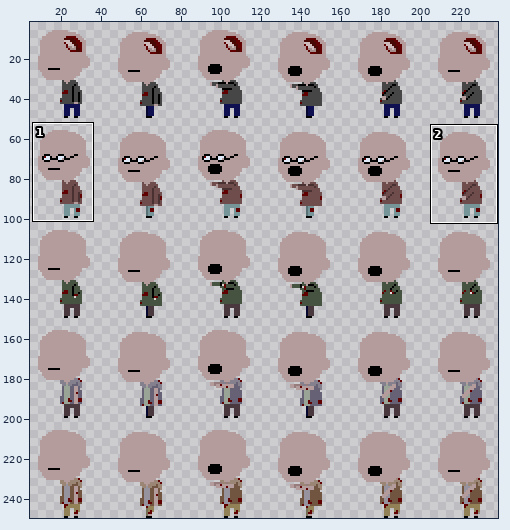
One commit to this sprite sheet: Assets/Prefabs/Characters/monster.png. Above: a wide view before the commit, with the close-up outlined.
Close-up. Before the edit:
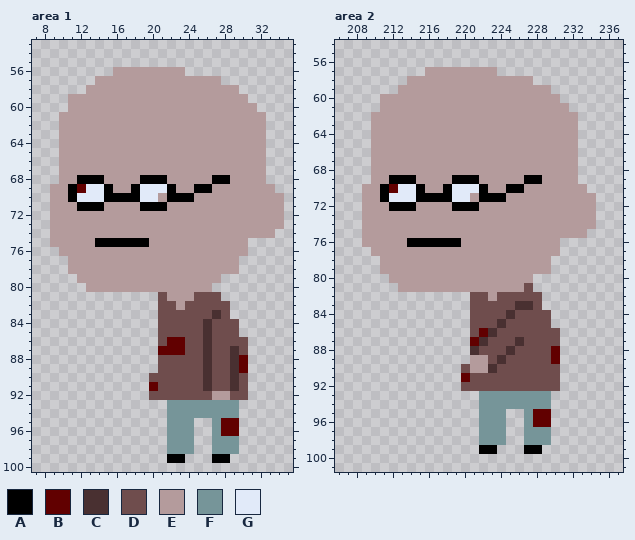
The file is 240x250 pixels. Pixels under 10% opacity are left out. Colours within 5 levels of each other are drawn and written as one. Shown: area 1: x 7..35, y 53..100; area 2: x 206..237, y 54..101. The wide view leaves out empty margins. The commit also changed other parts of the picture, which this record leaves out.
Palette (. is transparent): A #000000  B #610000  C #493031  D #6f4d4d  E #b49b9c  F #769599  G #e1eaf9
Pixels before, area 1, first column x 9:
 56 .......EEEEEEEE...........
 57 .....EEEEEEEEEEEEEE.......
 58 ....EEEEEEEEEEEEEEEEE.....
 59 ..EEEEEEEEEEEEEEEEEEEE....
 60 ..EEEEEEEEEEEEEEEEEEEEE...
 61 .EEEEEEEEEEEEEEEEEEEEEEE..
 62 .EEEEEEEEEEEEEEEEEEEEEEE..
 63 .EEEEEEEEEEEEEEEEEEEEEEE..
 64 .EEEEEEEEEEEEEEEEEEEEEEE..
 65 .EEEEEEEEEEEEEEEEEEEEEEE..
 66 .EEEEEEEEEEEEEEEEEEEEEEE..
 67 .EEEEEEEEEEEEEEEEEEEEEEE..
 68 .EEAAAEEEEAAAEEEEEAAEEEE..
 69 EEABGGAEEAGGGAEEAAEEEEEEE.
 70 EEAGGGAAAAGGEAAAEEEEEEEEEE
 71 EEEAAAEEEEAAAEEEEEEEEEEEEE
 72 EEEEEEEEEEEEEEEEEEEEEEEEEE
 73 EEEEEEEEEEEEEEEEEEEEEEEEEE
 74 EEEEEEEEEEEEEEEEEEEEEEEEE.
 75 EEEEEAAAAAAEEEEEEEEEEE....
 76 .EEEEEEEEEEEEEEEEEEEEE....
 77 ..EEEEEEEEEEEEEEEEEEE.....
 78 ..EEEEEEEEEEEEEEEEEEE.....
 79 ...EEEEEEEEEEEEEEEE.......
 80 ....EEEEEEEEEEEEEE........
 81 ............DEEEDDD.......
 82 ............DDEDDDDD......
 83 ............DDDDDDCD......
 84 ............DDDDDCDDD.....
 85 ............DDDDDCDDD.....
 86 ............DBBDDCDDDD....
 87 ............BBBDDCDDCD....
 88 ............DDDDDCDDCB....
 89 ............DDDDDCDDCB....
 90 ...........DDDDDDCDDCD....
 91 ...........BDDDDDCDDCD....
 92 ...........DDDDDDDEEDD....
 93 .............FFFFFFFF.....
 94 .............FFFFFFFF.....
 95 .............FFF..FBB.....
 96 .............FFF..FBB.....
 97 .............FFF..FFF.....
 98 .............FFF..FFF.....
 99 .............AA...AA......
Pixels before, area 2, first column x 209:
 57 .......EEEEEEEE...........
 58 .....EEEEEEEEEEEEEE.......
 59 ....EEEEEEEEEEEEEEEEE.....
 60 ..EEEEEEEEEEEEEEEEEEEE....
 61 ..EEEEEEEEEEEEEEEEEEEEE...
 62 .EEEEEEEEEEEEEEEEEEEEEEE..
 63 .EEEEEEEEEEEEEEEEEEEEEEE..
 64 .EEEEEEEEEEEEEEEEEEEEEEE..
 65 .EEEEEEEEEEEEEEEEEEEEEEE..
 66 .EEEEEEEEEEEEEEEEEEEEEEE..
 67 .EEEEEEEEEEEEEEEEEEEEEEE..
 68 .EEEEEEEEEEEEEEEEEEEEEEE..
 69 .EEAAAEEEEAAAEEEEEAAEEEE..
 70 EEABGGAEEAGGGAEEAAEEEEEEE.
 71 EEAGGGAAAAGGEAAAEEEEEEEEEE
 72 EEEAAAEEEEAAAEEEEEEEEEEEEE
 73 EEEEEEEEEEEEEEEEEEEEEEEEEE
 74 EEEEEEEEEEEEEEEEEEEEEEEEEE
 75 EEEEEEEEEEEEEEEEEEEEEEEEE.
 76 EEEEEAAAAAAEEEEEEEEEEE....
 77 .EEEEEEEEEEEEEEEEEEEEE....
 78 ..EEEEEEEEEEEEEEEEEEE.....
 79 ..EEEEEEEEEEEEEEEEEEE.....
 80 ...EEEEEEEEEEEEEEEE.......
 81 ....EEEEEEEEEEEEEED.......
 82 ............DDEDDDDD......
 83 ............DDDDDCCD......
 84 ............DDDDCDDDD.....
 85 ............DDDCDDDDD.....
 86 ............DBCDDDDDDD....
 87 ............BCDDDCDDDD....
 88 ............CDDDCDDDDB....
 89 ............EEDCDDDDDB....
 90 ...........DEECDDDDDDD....
 91 ...........BDDDDDDDDDD....
 92 ...........DDDDDDDDDDD....
 93 .............FFFFFFFF.....
 94 .............FFFFFFFF.....
 95 .............FFF..FBB.....
 96 .............FFF..FBB.....
 97 .............FFF..FFF.....
 98 .............FFF..FFF.....
 99 .............AA...AA......
Now the later version:
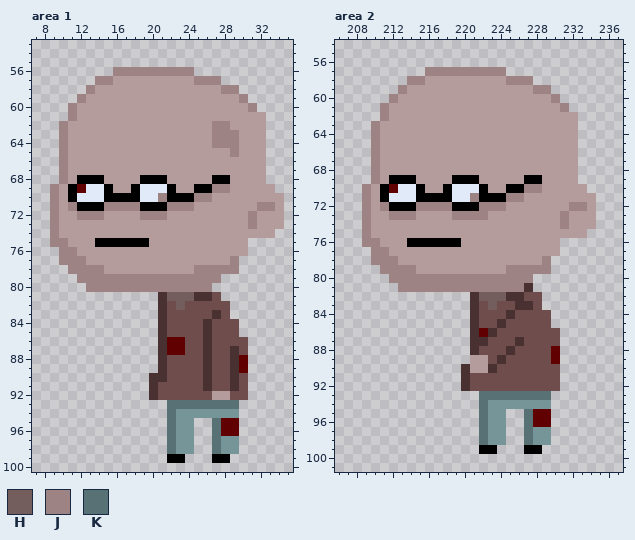
Colours new in this view: H #735d5d  J #9d8383  K #587175
Changes in this commit:
Area 1:
y 56: x 16..24 EEEEEEEE. -> JJJJJJJJJ
y 57: x 14..15 EE -> JJ; x 25..27 EEE -> JJJ
y 58: x 13 E -> J; x 28..29 EE -> JJ
y 59: x 11..12 EE -> .J; x 30 E -> J
y 60: x 11 E -> J; x 31 E -> J
y 61: x 10..11 EE -> .J
y 62: x 10 E -> J; x 27..28 EE -> JJ
y 63..64: x 10 E -> J; x 27..29 EEE -> JJJ
y 65: x 10 E -> J; x 29 E -> J
y 66..68: x 10 E -> J
y 69: x 9 E -> J; x 27..28 EE -> JJ
y 70: x 9 E -> J; x 21 E -> J; x 25..26 EE -> JJ
y 71: x 9 E -> J; x 11 E -> J; x 15..18 EEEE -> JJJJ; x 22..24 EEE -> JJJ; x 32..33 EE -> JJ
y 72: x 9 E -> J; x 12..14 EEE -> JJJ; x 19..21 EEE -> JJJ; x 31 E -> J
y 73: x 9 E -> J; x 31 E -> J
y 74: x 9 E -> J
y 75: x 9..10 EE -> JJ
y 76: x 10..11 EE -> JJ
y 77: x 10..12 .EE -> JJJ; x 29 E -> J
y 78: x 11..14 EEEE -> JJJJ; x 25..29 EEEEE -> JJJJJ
y 79: x 12..27 EEEEEEEEEEEEEEEE -> JJJJJJJJJJJJJJJJ
y 80: x 13..26 EEEEEEEEEEEEEE -> JJJJJJJJJJJJJJ
y 81: x 21..26 DEEEDD -> CHHHCC
y 82: x 21 D -> C; x 23 E -> H
y 83..86: x 21 D -> C
y 87: x 21 B -> C
y 88..89: x 21 D -> C
y 90: x 20..21 DD -> CC
y 91: x 20 B -> C
y 92: x 20 D -> C
y 93: x 22..29 FFFFFFFF -> KKKKKKKK
y 94: x 22 F -> K
y 95..98: x 22 F -> K; x 27 F -> K
Area 2:
y 57: x 216..224 EEEEEEEE. -> JJJJJJJJJ
y 58: x 214..215 EE -> JJ; x 225..227 EEE -> JJJ
y 59: x 213 E -> J; x 228..229 EE -> JJ
y 60: x 211..212 EE -> .J; x 230 E -> J
y 61: x 211 E -> J; x 231 E -> J
y 62: x 210..211 EE -> .J
y 63..69: x 210 E -> J
y 70: x 209 E -> J; x 227..228 EE -> JJ
y 71: x 209 E -> J; x 221 E -> J; x 225..226 EE -> JJ
y 72: x 209 E -> J; x 211 E -> J; x 215..218 EEEE -> JJJJ; x 222..224 EEE -> JJJ; x 232..233 EE -> JJ
y 73: x 209 E -> J; x 212..214 EEE -> JJJ; x 219..222 EEEE -> JJJJ; x 231 E -> J
y 74: x 209 E -> J; x 231 E -> J
y 75: x 209 E -> J
y 76: x 209..210 EE -> JJ
y 77: x 210..211 EE -> JJ
y 78: x 210..212 .EE -> JJJ; x 229 E -> J
y 79: x 211..214 EEEE -> JJJJ; x 225..229 EEEEE -> JJJJJ
y 80: x 212..227 EEEEEEEEEEEEEEEE -> JJJJJJJJJJJJJJJJ
y 81: x 213..227 EEEEEEEEEEEEEED -> JJJJJJJJJJJJJJC
y 82: x 221..226 DDEDDD -> CHHHCC
y 83: x 221 D -> C; x 223 D -> H
y 84..86: x 221 D -> C
y 87: x 221 B -> C
y 90: x 220 D -> C
y 91: x 220 B -> C
y 92: x 220 D -> C
y 93: x 222..229 FFFFFFFF -> KKKKKKKK
y 94: x 222 F -> K
y 95..98: x 222 F -> K; x 227 F -> K
